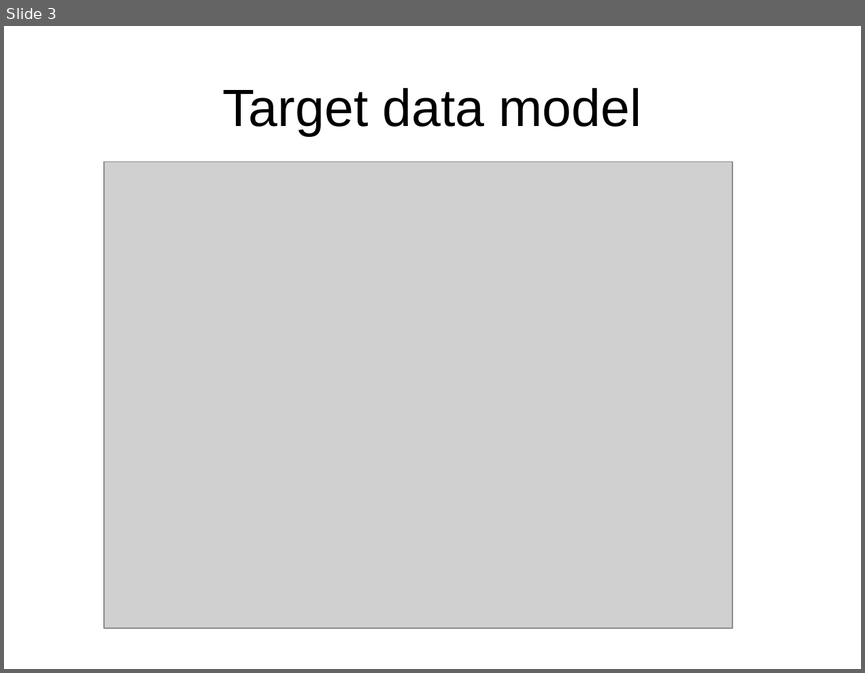
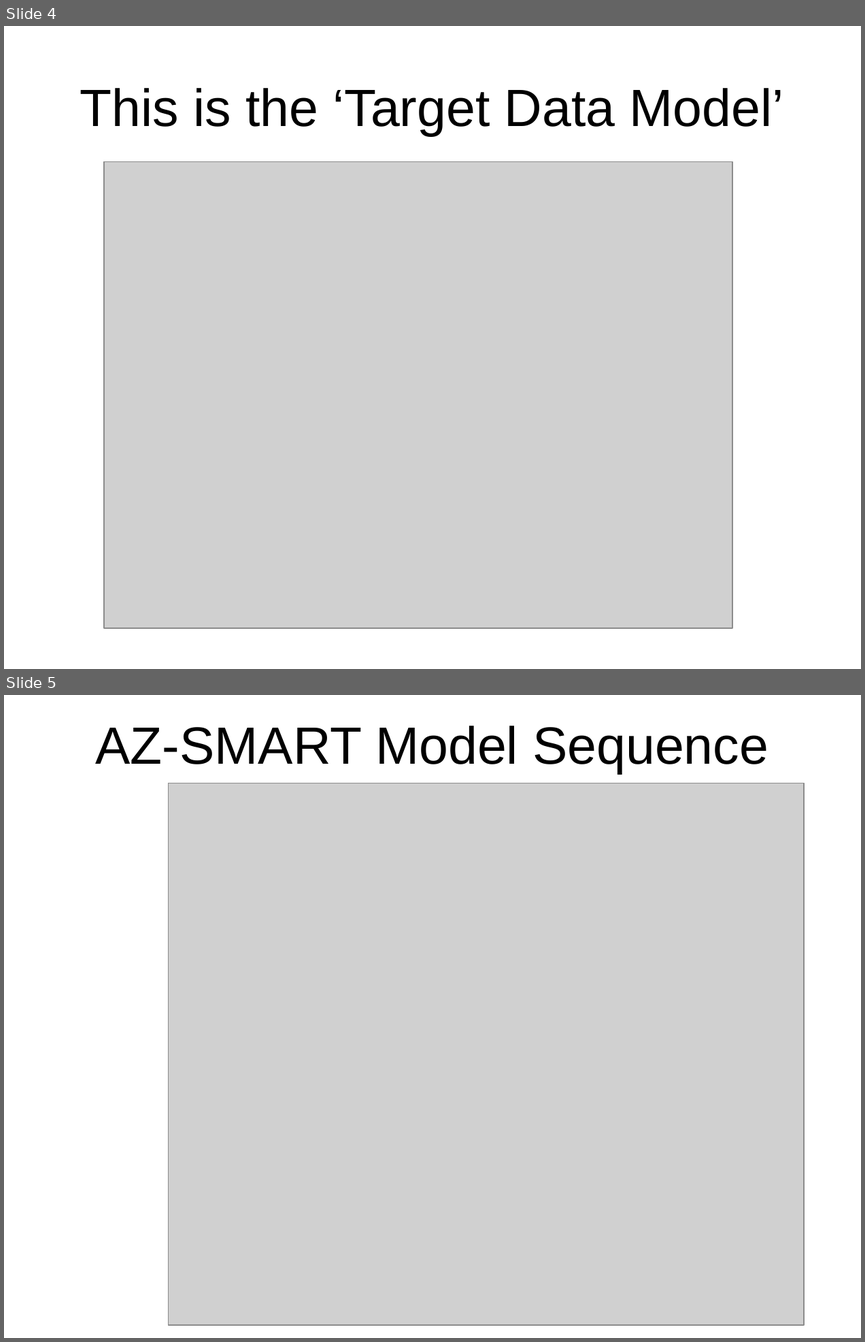
Before and after one commit to psrc/urbansim, a slide deck: az_smart/datamodel/AZ-SMART_model_process.ppt. Shown one above the other, each under a label of ours: slide 3 before the commit, slides 4 and 5 after it. The pictures are 865x673 and 865x1342 pixels, drawn with LibreOffice and Linux fonts; fonts in the diff are those of the drawing; grey boxes stand for pictures. Boxes give left, top, right and bottom in pixels: in the first picture for what was removed or moved away, otherwise in the second. Text is boxed around its words. In the diff, an @@ line names an element or a change of style, - is before the commit and + after.

```diff
--- a/az_smart/datamodel/AZ-SMART_model_process.ppt
+++ b/az_smart/datamodel/AZ-SMART_model_process.ppt
@@ slide 5 added at [4,695,861,1338], background #FFFFFF @@
@@ title added at [96,726,768,773], 44 pt, text #000000 @@
+AZ-SMART Model Sequence
@@ picture added at [169,783,804,1325] @@
@@ what was slide 3 is now slide 4 @@
@@ slide 4 changed as well @@
@@ title at [80,88,784,136]: text changed @@
-Target data model
+This is the ‘Target Data Model’
```
Also in this commit, not shown: 9 other slides added, 7 slides removed, 4 other files.
